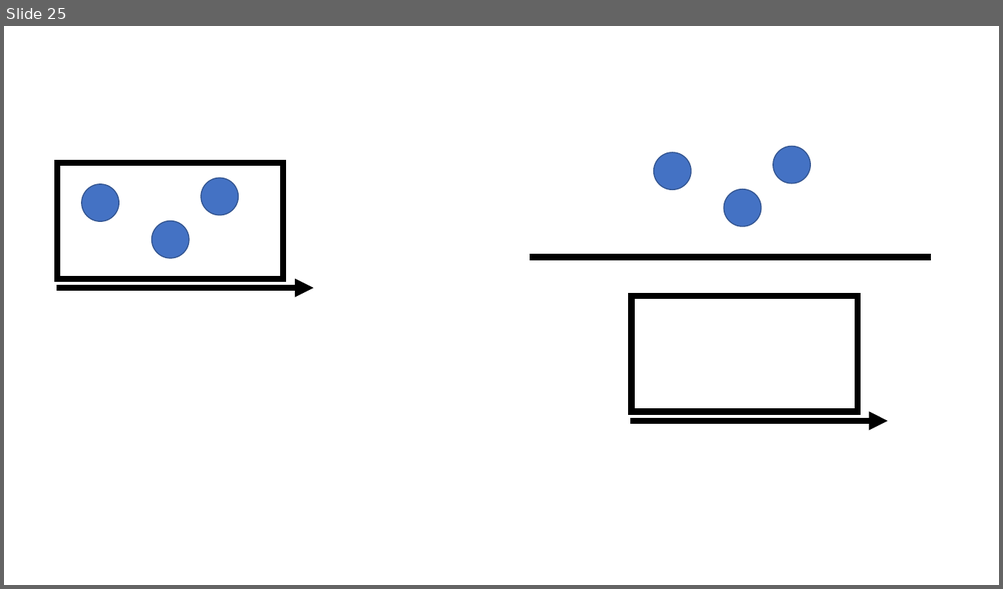
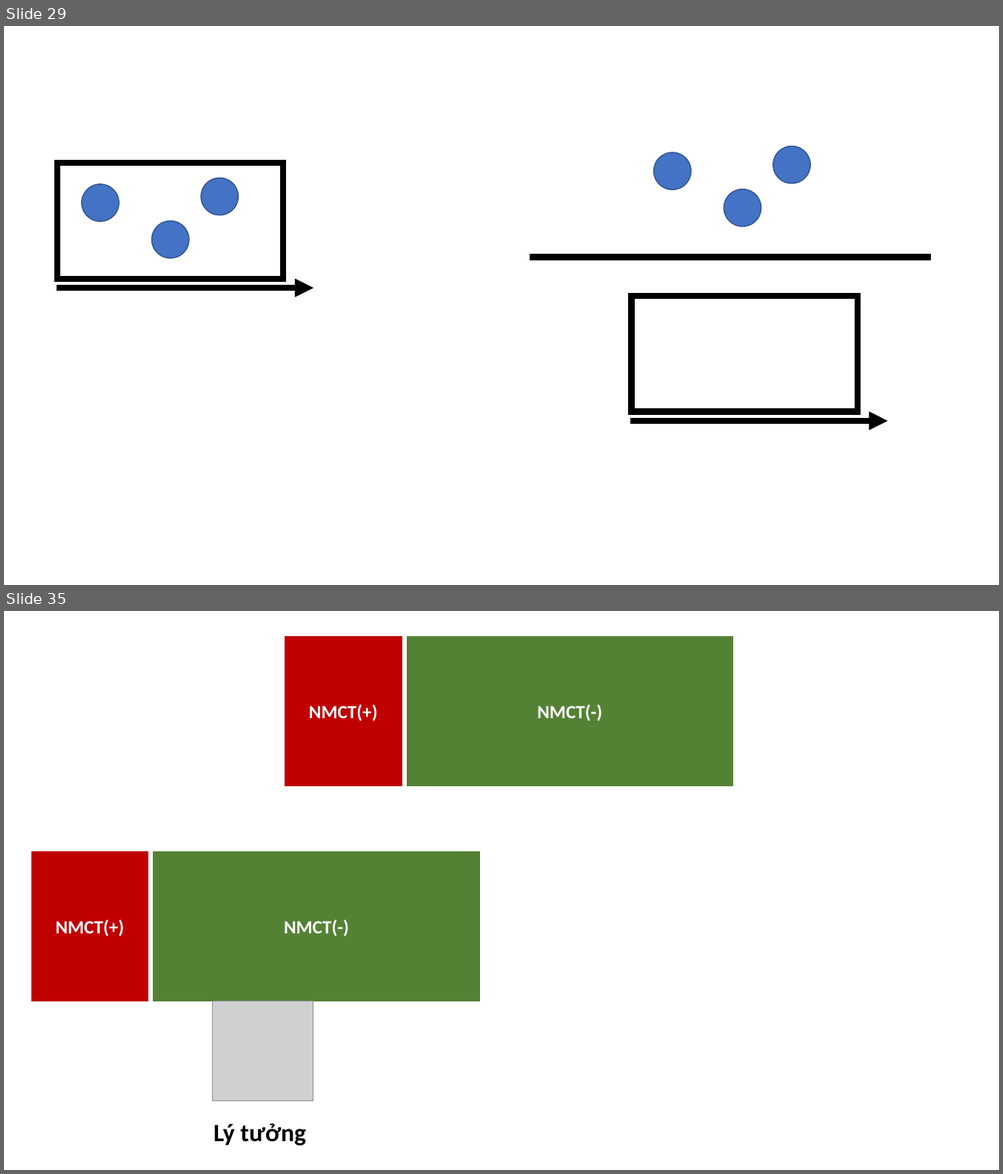
Before and after one commit to DECIDELab/teaching_materials, a slide deck: docs/slides/figures/figures.pptx. Shown one above the other, each under a label of ours: slide 25 before the commit, slides 29 and 35 after it; the slides between them are not shown. The pictures are 1003x589 and 1003x1174 pixels, drawn with LibreOffice and Linux fonts; fonts in the diff are those of the drawing; grey boxes stand for pictures. Boxes give left, top, right and bottom in pixels: in the first picture for what was removed or moved away, otherwise in the second. Text is boxed around its words. In the diff, an @@ line names an element or a change of style, - is before the commit and + after.

```diff
--- a/docs/slides/figures/figures.pptx
+++ b/docs/slides/figures/figures.pptx
@@ slide 35 added at [4, 611, 999, 1170], background #FFFFFF @@
@@ rectangle added at [285, 636, 401, 786], fill #C00000, outline #C00000 1 pt, 18 pt, text #FFFFFF, bold @@
+NMCT(+)
@@ rectangle added at [407, 636, 732, 786], fill #548235, outline #548235 1 pt, 18 pt, text #FFFFFF, bold @@
+NMCT(-)
@@ rectangle added at [31, 852, 148, 1001], fill #C00000, outline #C00000 1 pt, 18 pt, text #FFFFFF, bold @@
+NMCT(+)
@@ rectangle added at [154, 852, 479, 1001], fill #548235, outline #548235 1 pt, 18 pt, text #FFFFFF, bold @@
+NMCT(-)
@@ picture added at [213, 1001, 313, 1101] @@
@@ text added at [213, 1124, 306, 1146], 24 pt, text #000000, bold @@
+Lý tưởng
@@ what was slide 25 is now slide 29 @@
```
Also in this commit, not shown: 11 other slides added, 38 other files.
